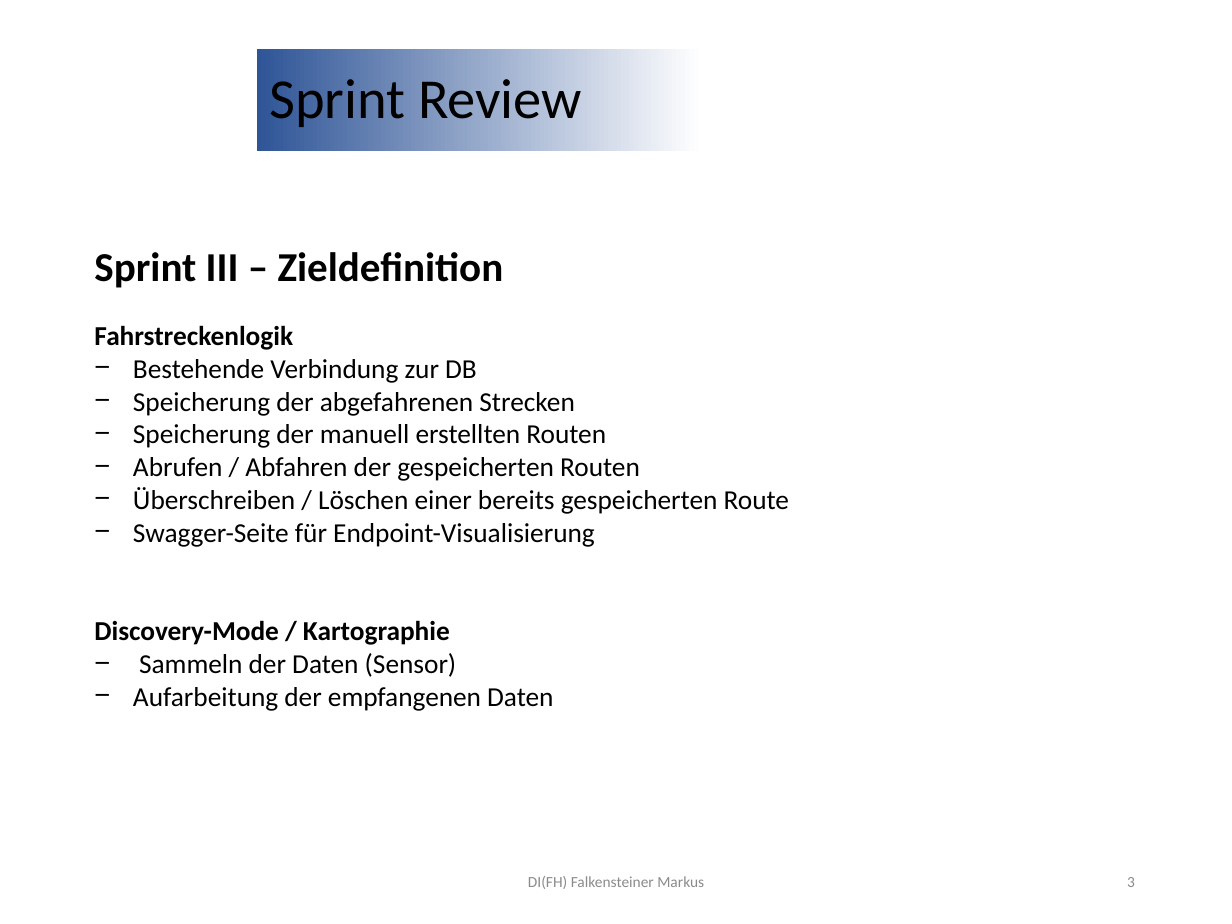
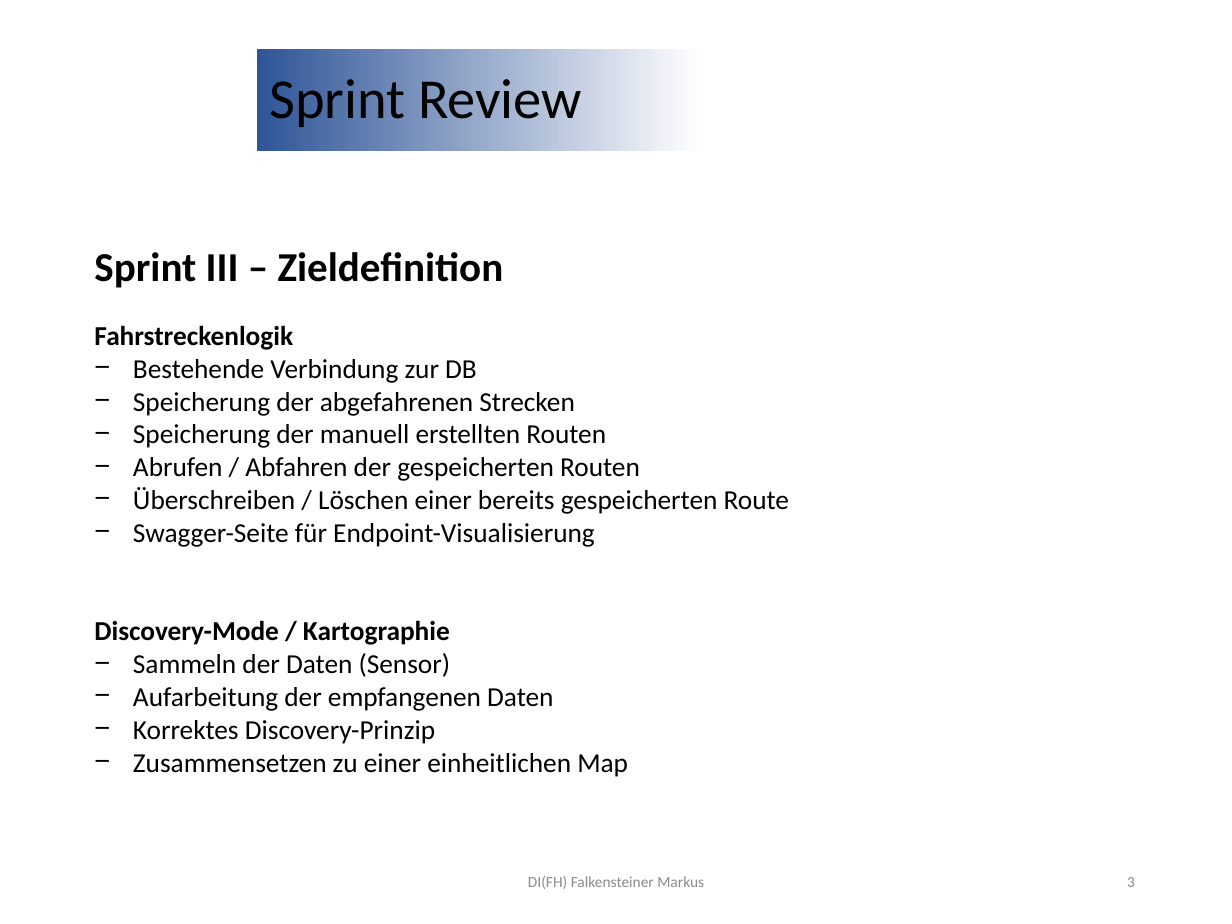
Before and after one commit to jonasaberger/SYP4_MBOT_G1, a slide deck: slide 3 of 02_Backend/!_Docs/INF4_SYP_Gruppe1_Sprint3_Review.pptx. Drawn at 1232x924 pixels with LibreOffice and Linux fonts; fonts in the diff are those of the drawing; background and template pictures are left out. Boxes give left, top, right and bottom in pixels: in the first picture for what was removed or moved away, otherwise in the second. Text is boxed around its words. In the diff, an @@ line names an element or a change of style, - is before the commit and + after.

Commit message:
Update Sprint 3 Review presentation

```diff
--- a/02_Backend/!_Docs/INF4_SYP_Gruppe1_Sprint3_Review.pptx
+++ b/02_Backend/!_Docs/INF4_SYP_Gruppe1_Sprint3_Review.pptx
@@ text at <box>133,720,628,777</box>: paragraphs added @@
+− Korrektes Discovery-Prinzip
+− Zusammensetzen zu einer einheitlichen Map
```
Also in this commit, not shown: 2 other slides changed.
